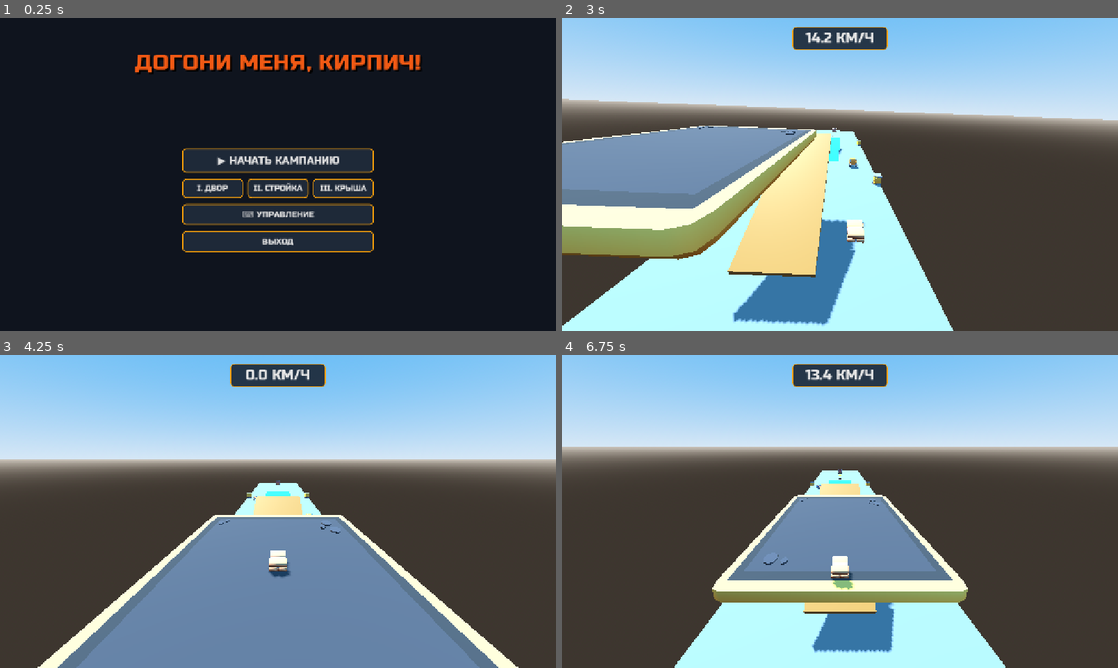
Above: before the commit, frames 1-4 (two rows, left to right).
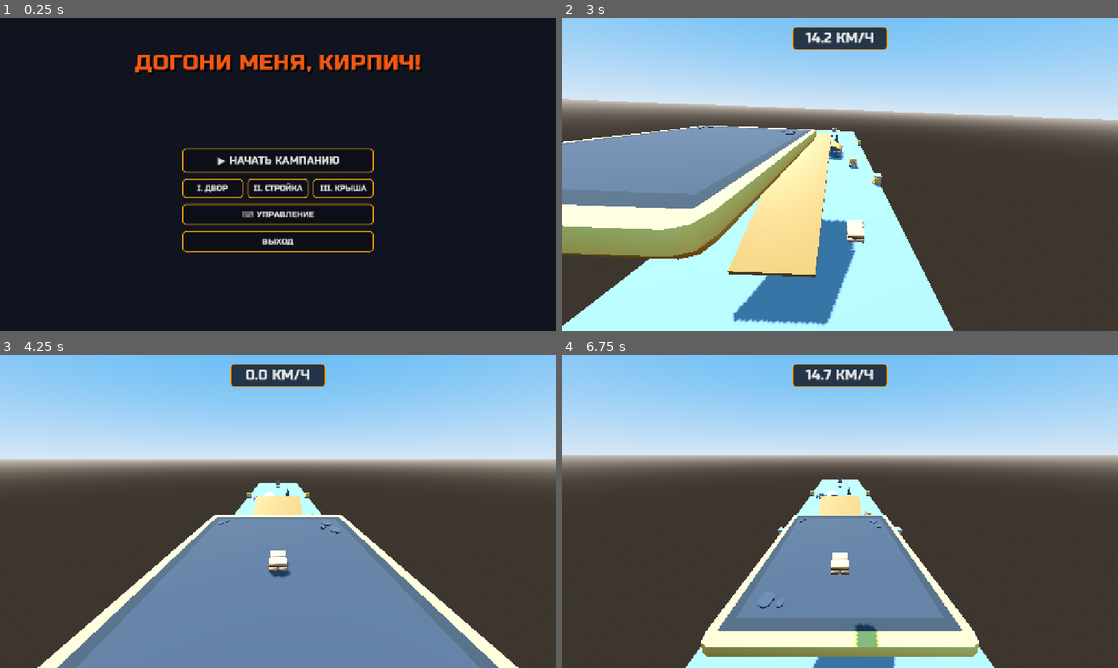
Above: after the commit, the same moments.

Repository: coca-in-a-cola/kirpych
Game: Godot game, scene res://src/ui/main_menu.tscn
Two runs of this game, one before a commit and one after it. Both use one fixed random seed, a clock stepped at 60 frames per second and the inputs below.
Inputs (mouse positions are in pixels of both pictures, inside the frame that each line leads up to):
- Up to frame 1 (0.25 s): no input
- Up to frame 2 (3 s): click "▶ НАЧАТЬ КАМПАНИЮ" at 0.5 s; move the mouse to (962, 158) at 1.27 s; hold D (move_right) 1.28-2 s; hold Space (jump) 1.28-2 s; click (962, 158) at 1.42 s; drag from (728, 190) to (812, 237) at 2.02 s; move the mouse to (895, 105) at 2.77 s; hold D (move_right) from 2.78 s (still down); hold Space (jump) from 2.78 s (still down)
- Up to frame 3 (4.25 s): release D (move_right) at 3.5 s; release Space (jump) at 3.5 s; drag from (250, 574) to (111, 464) at 3.52 s
- Up to frame 4 (6.75 s): move the mouse to (1006, 558) at 4.27 s; hold A (move_left) 4.28-5 s; hold Space (jump) 4.28-5 s; tap R (restart) at 4.9 s; drag from (673, 464) to (756, 433) at 5.02 s; tap Enter at 5.75 s; move the mouse to (867, 511) at 5.77 s; hold S (move_backward) 5.78-6.5 s; hold Space (jump) 5.78-6.5 s; click (867, 511) at 5.92 s; tap Escape (ui_cancel) at 6.4 s; click (840, 498) at 6.5 s, where only the run after the commit has a clickable "ПРОДОЛЖИТЬ"

The runs differ from the first frame. In frame 1, 7.1% of the frame differs, in the area x 33-67%, y 41-75%; in frame 2, 0.2%; in frame 3, less than 0.1%; in frame 4, 24%, in the area x 0-100%, y 4-100%.

Commit message:
feat(visuals,ui): align worker scale to helmet, use tarp canopy asset, add pause menu
Task: t_kp_19

Co-authored-by: Tyler <tyler@agents.mice.zone>
Co-authored-by: Дмитрий Дронов <coca-in-a-cola@protonmail.com>

Diff:
--- a/project.godot
+++ b/project.godot
@@ -6,7 +6,7 @@
 config/description="3D physics platformer about an animated terracotta brick chasing a construction worker."
 config/version="0.1.0"
 run/main_scene="res://src/ui/main_menu.tscn"
-config/features=PackedStringArray("4.3", "Forward Plus")
+config/features=PackedStringArray("4.7", "GL Compatibility")
 config/icon="res://icon.svg"
 
 [display]
--- a/src/entities/props/awning_slide.tscn
+++ b/src/entities/props/awning_slide.tscn
@@ -1,17 +1,13 @@
-[gd_scene load_steps=6 format=3 uid="uid://awning001"]
+[gd_scene load_steps=5 format=3 uid="uid://awning001"]
 
 [ext_resource type="Script" path="res://src/entities/props/awning_slide.gd" id="1_awning"]
-[ext_resource type="Material" path="res://assets/materials/tarp_mat.tres" id="2_mat"]
+[ext_resource type="PackedScene" path="res://assets/models/tarp_canopy.glb" id="2_tarp"]
 
 [sub_resource type="BoxShape3D" id="BoxShape3D_awning"]
-size = Vector3(8.0, 0.4, 25.0)
+size = Vector3(10, 4.200105, 10)
 
 [sub_resource type="BoxShape3D" id="BoxShape3D_awning_solid"]
-size = Vector3(8.0, 0.2, 25.0)
-
-[sub_resource type="BoxMesh" id="BoxMesh_awning"]
-material = ExtResource("2_mat")
-size = Vector3(8.0, 0.2, 25.0)
+size = Vector3(10, 4.200105, 10)
 
 [node name="AwningSlide" type="Area3D"]
 collision_layer = 2
@@ -19,6 +15,7 @@
 script = ExtResource("1_awning")
 
 [node name="CollisionShape3D" type="CollisionShape3D" parent="."]
+transform = Transform3D(1, 0, 0, 0, 1, 0, 0, 0, 1, 0, 2.10005, 0)
 shape = SubResource("BoxShape3D_awning")
 
 [node name="SolidBody" type="StaticBody3D" parent="."]
@@ -26,7 +23,7 @@
 collision_mask = 5
 
 [node name="CollisionShape3D" type="CollisionShape3D" parent="SolidBody"]
+transform = Transform3D(1, 0, 0, 0, 1, 0, 0, 0, 1, 0, 2.10005, 0)
 shape = SubResource("BoxShape3D_awning_solid")
 
-[node name="MeshInstance3D" type="MeshInstance3D" parent="."]
-mesh = SubResource("BoxMesh_awning")
+[node name="MeshInstance3D" parent="." instance=ExtResource("2_tarp")]
--- a/src/entities/worker/worker_npc.gd
+++ b/src/entities/worker/worker_npc.gd
@@ -15,10 +15,23 @@
 var has_escaped: bool = false
 var helmet_detached: bool = false
 var helmet_velocity: Vector3 = Vector3.ZERO
+var anim_player: AnimationPlayer = null
 
 func _ready() -> void:
 	if helmet_area:
 		helmet_area.body_entered.connect(_on_helmet_body_entered)
+	_setup_animation()
+
+func _setup_animation() -> void:
+	if has_node("CharacterModel"):
+		anim_player = $CharacterModel.get_node_or_null("AnimationPlayer")
+	if anim_player == null:
+		anim_player = find_child("AnimationPlayer", true, false) as AnimationPlayer
+	if anim_player:
+		if anim_player.has_animation("walk"):
+			anim_player.play("walk")
+		elif anim_player.has_animation("run"):
+			anim_player.play("run")
 
 func _physics_process(delta: float) -> void:
 	if is_hit:
@@ -38,8 +51,18 @@
 		velocity.z = run_speed
 		# Slight comedic wobble
 		rotation.y = sin(Time.get_ticks_msec() * 0.008) * 0.15
+		if anim_player and not anim_player.is_playing():
+			if anim_player.has_animation("walk"):
+				anim_player.play("walk")
+			elif anim_player.has_animation("run"):
+				anim_player.play("run")
 	else:
 		velocity.z = 0.0
+		if anim_player and anim_player.is_playing() and anim_player.current_animation in ["walk", "run"]:
+			if anim_player.has_animation("idle"):
+				anim_player.play("idle")
+			else:
+				anim_player.stop()
 
 	# Real gravity while running, so the worker can never glide on air past a floor edge;
 	# each level must place target_door_z on solid floor (GDD 8: NPC stays in a reachable end zone).
@@ -74,3 +97,10 @@
 
 	# Knock worker forward into door
 	velocity = Vector3(0.0, 4.0, 6.0 + (speed_kmh * 0.15))
+	if anim_player:
+		if anim_player.has_animation("jump"):
+			anim_player.play("jump")
+		elif anim_player.has_animation("static"):
+			anim_player.play("static")
+		else:
+			anim_player.stop()
--- a/src/entities/worker/worker_npc.tscn
+++ b/src/entities/worker/worker_npc.tscn
@@ -27,7 +27,7 @@
 shape = SubResource("CapsuleShape3D_worker")
 
 [node name="CharacterModel" parent="." instance=ExtResource("2_char")]
-transform = Transform3D(0.9, 0, 0, 0, 0.9, 0, 0, 0, 0.9, 0, 0, 0)
+transform = Transform3D(1.8, 0, 0, 0, 1.8, 0, 0, 0, 1.8, 0, 0, 0)
 
 [node name="HelmetMesh" type="MeshInstance3D" parent="."]
 transform = Transform3D(1, 0, 0, 0, 1, 0, 0, 0, 1, 0, 1.82, 0)
--- a/src/ui/hud.gd
+++ b/src/ui/hud.gd
@@ -1,7 +1,7 @@
 class_name GameHUD
 extends CanvasLayer
 
-## Speedometer HUD and victory results overlay
+## Speedometer HUD, victory results overlay, and industrial pause menu
 @onready var speed_label: Label = $SpeedContainer/SpeedLabel
 @onready var victory_panel: Control = $VictoryPanel
 @onready var final_speed_label: Label = $VictoryPanel/FinalSpeedLabel
@@ -10,17 +10,63 @@
 @onready var btn_next: Button = $VictoryPanel/HBoxButtons/BtnNextLevel
 @onready var btn_menu: Button = $VictoryPanel/HBoxButtons/BtnMenu
 
+@onready var pause_panel: Control = $PausePanel
+@onready var btn_pause_resume: Button = $PausePanel/VBoxButtons/BtnResume
+@onready var btn_pause_restart: Button = $PausePanel/VBoxButtons/BtnRestart
+@onready var btn_pause_menu: Button = $PausePanel/VBoxButtons/BtnMenu
+
 var next_level_scene: String = ""
 
 func _ready() -> void:
 	if victory_panel:
 		victory_panel.visible = false
+	if pause_panel:
+		pause_panel.visible = false
 	update_speed(0.0)
 
 	if btn_next:
 		btn_next.pressed.connect(_on_next_pressed)
 	if btn_menu:
 		btn_menu.pressed.connect(_on_menu_pressed)
+
+	if btn_pause_resume:
+		btn_pause_resume.pressed.connect(_on_pause_resume_pressed)
+	if btn_pause_restart:
+		btn_pause_restart.pressed.connect(_on_pause_restart_pressed)
+	if btn_pause_menu:
+		btn_pause_menu.pressed.connect(_on_pause_menu_pressed)
+
+func _unhandled_input(event: InputEvent) -> void:
+	if event.is_action_pressed("ui_cancel"):
+		if victory_panel and victory_panel.visible:
+			return
+		toggle_pause()
+
+func toggle_pause() -> void:
+	if not pause_panel:
+		return
+	var will_pause: bool = !get_tree().paused
+	get_tree().paused = will_pause
+	pause_panel.visible = will_pause
+	if will_pause and btn_pause_resume:
+		btn_pause_resume.grab_focus()
+
+func _on_pause_resume_pressed() -> void:
+	get_tree().paused = false
+	if pause_panel:
+		pause_panel.visible = false
+
+func _on_pause_restart_pressed() -> void:
+	get_tree().paused = false
+	if pause_panel:
+		pause_panel.visible = false
+	get_tree().reload_current_scene()
+
+func _on_pause_menu_pressed() -> void:
+	get_tree().paused = false
+	if pause_panel:
+		pause_panel.visible = false
+	get_tree().change_scene_to_file("res://src/ui/main_menu.tscn")
 
 func update_speed(speed_kmh: float) -> void:
 	if not speed_label:
@@ -38,6 +84,8 @@
 
 func show_victory(speed_kmh: float, next_scene: String = "") -> void:
 	next_level_scene = next_scene
+	if pause_panel:
+		pause_panel.visible = false
 	if not victory_panel or not final_speed_label or not rank_label:
 		return
 	victory_panel.visible = true
@@ -63,10 +111,16 @@
 
 	if btn_next:
 		btn_next.visible = (next_level_scene != "")
+		if btn_next.visible:
+			btn_next.grab_focus()
+		elif btn_menu:
+			btn_menu.grab_focus()
 
 func _on_next_pressed() -> void:
+	get_tree().paused = false
 	if next_level_scene != "":
 		get_tree().change_scene_to_file(next_level_scene)
 
 func _on_menu_pressed() -> void:
+	get_tree().paused = false
 	get_tree().change_scene_to_file("res://src/ui/main_menu.tscn")
--- a/src/ui/hud.tscn
+++ b/src/ui/hud.tscn
@@ -27,7 +27,68 @@
 corner_radius_bottom_right = 14
 corner_radius_bottom_left = 14
 
+[sub_resource type="StyleBoxFlat" id="StyleBoxFlat_pause_bg"]
+bg_color = Color(0.047, 0.059, 0.09, 0.95)
+border_width_left = 3
+border_width_top = 3
+border_width_right = 3
+border_width_bottom = 3
+border_color = Color(0.961, 0.62, 0.043, 1)
+corner_radius_top_left = 14
+corner_radius_top_right = 14
+corner_radius_bottom_right = 14
+corner_radius_bottom_left = 14
+
+[sub_resource type="StyleBoxFlat" id="StyleBoxFlat_btn_normal"]
+bg_color = Color(0.047, 0.059, 0.09, 1)
+border_width_left = 2
+border_width_top = 2
+border_width_right = 2
+border_width_bottom = 2
+border_color = Color(0.961, 0.62, 0.043, 1)
+corner_radius_top_left = 8
+corner_radius_top_right = 8
+corner_radius_bottom_right = 8
+corner_radius_bottom_left = 8
+
+[sub_resource type="StyleBoxFlat" id="StyleBoxFlat_btn_hover"]
+bg_color = Color(0.92, 0.45, 0.06, 1)
+border_width_left = 2
+border_width_top = 2
+border_width_right = 2
+border_width_bottom = 2
+border_color = Color(1, 0.85, 0.2, 1)
+corner_radius_top_left = 8
+corner_radius_top_right = 8
+corner_radius_bottom_right = 8
+corner_radius_bottom_left = 8
+
+[sub_resource type="StyleBoxFlat" id="StyleBoxFlat_btn_pressed"]
+bg_color = Color(0.75, 0.35, 0.04, 1)
+border_width_left = 2
+border_width_top = 2
+border_width_right = 2
+border_width_bottom = 2
+border_color = Color(1, 0.9, 0.3, 1)
+corner_radius_top_left = 8
+corner_radius_top_right = 8
+corner_radius_bottom_right = 8
+corner_radius_bottom_left = 8
+
+[sub_resource type="StyleBoxFlat" id="StyleBoxFlat_btn_focus"]
+draw_center = false
+border_width_left = 2
+border_width_top = 2
+border_width_right = 2
+border_width_bottom = 2
+border_color = Color(1, 0.85, 0.2, 1)
+corner_radius_top_left = 8
+corner_radius_top_right = 8
+corner_radius_bottom_right = 8
+corner_radius_bottom_left = 8
+
 [node name="GameHUD" type="CanvasLayer"]
+process_mode = 3
 script = ExtResource("1_hud")
 
 [node name="SpeedContainer" type="PanelContainer" parent="."]
@@ -137,6 +198,10 @@
 layout_mode = 2
 theme_override_fonts/font = ExtResource("2_font")
 theme_override_font_sizes/font_size = 17
+theme_override_styles/normal = SubResource("StyleBoxFlat_btn_normal")
+theme_override_styles/hover = SubResource("StyleBoxFlat_btn_hover")
+theme_override_styles/pressed = SubResource("StyleBoxFlat_btn_pressed")
+theme_override_styles/focus = SubResource("StyleBoxFlat_btn_focus")
 text = "СЛЕДУЮЩИЙ ЭТАП ➔"
 
 [node name="BtnMenu" type="Button" parent="VictoryPanel/HBoxButtons"]
@@ -144,6 +209,10 @@
 layout_mode = 2
 theme_override_fonts/font = ExtResource("2_font")
 theme_override_font_sizes/font_size = 17
+theme_override_styles/normal = SubResource("StyleBoxFlat_btn_normal")
+theme_override_styles/hover = SubResource("StyleBoxFlat_btn_hover")
+theme_override_styles/pressed = SubResource("StyleBoxFlat_btn_pressed")
+theme_override_styles/focus = SubResource("StyleBoxFlat_btn_focus")
 text = "ГЛАВНОЕ МЕНЮ"
 
 [node name="RestartHint" type="Label" parent="VictoryPanel"]
@@ -163,3 +232,84 @@
 theme_override_font_sizes/font_size = 13
 text = "Нажмите [R] чтобы повторить забег"
 horizontal_alignment = 1
+
+[node name="PausePanel" type="Panel" parent="."]
+process_mode = 3
+visible = false
+anchors_preset = 8
+anchor_left = 0.5
+anchor_top = 0.5
+anchor_right = 0.5
+anchor_bottom = 0.5
+offset_left = -200.0
+offset_top = -150.0
+offset_right = 200.0
+offset_bottom = 150.0
+grow_horizontal = 2
+grow_vertical = 2
+theme_override_styles/panel = SubResource("StyleBoxFlat_pause_bg")
+
+[node name="TitleLabel" type="Label" parent="PausePanel"]
+layout_mode = 1
+anchors_preset = 5
+anchor_left = 0.5
+anchor_right = 0.5
+offset_left = -180.0
+offset_top = 20.0
+offset_right = 180.0
+offset_bottom = 60.0
+grow_horizontal = 2
+theme_override_colors/font_color = Color(0.961, 0.62, 0.043, 1)
+theme_override_fonts/font = ExtResource("2_font")
+theme_override_font_sizes/font_size = 28
+text = "ПАУЗА"
+horizontal_alignment = 1
+
+[node name="VBoxButtons" type="VBoxContainer" parent="PausePanel"]
+layout_mode = 1
+anchors_preset = 8
+anchor_left = 0.5
+anchor_top = 0.5
+anchor_right = 0.5
+anchor_bottom = 0.5
+offset_left = -140.0
+offset_top = -60.0
+offset_right = 140.0
+offset_bottom = 110.0
+grow_horizontal = 2
+grow_vertical = 2
+theme_override_constants/separation = 12
+alignment = 1
+
+[node name="BtnResume" type="Button" parent="PausePanel/VBoxButtons"]
+custom_minimum_size = Vector2(0, 44)
+layout_mode = 2
+theme_override_fonts/font = ExtResource("2_font")
+theme_override_font_sizes/font_size = 18
+theme_override_styles/normal = SubResource("StyleBoxFlat_btn_normal")
+theme_override_styles/hover = SubResource("StyleBoxFlat_btn_hover")
+theme_override_styles/pressed = SubResource("StyleBoxFlat_btn_pressed")
+theme_override_styles/focus = SubResource("StyleBoxFlat_btn_focus")
+text = "ПРОДОЛЖИТЬ"
+
+[node name="BtnRestart" type="Button" parent="PausePanel/VBoxButtons"]
+custom_minimum_size = Vector2(0, 44)
+layout_mode = 2
+theme_override_fonts/font = ExtResource("2_font")
+theme_override_font_sizes/font_size = 18
+theme_override_styles/normal = SubResource("StyleBoxFlat_btn_normal")
+theme_override_styles/hover = SubResource("StyleBoxFlat_btn_hover")
+theme_override_styles/pressed = SubResource("StyleBoxFlat_btn_pressed")
+theme_override_styles/focus = SubResource("StyleBoxFlat_btn_focus")
+text = "ЗАНОВО"
+
+[node name="BtnMenu" type="Button" parent="PausePanel/VBoxButtons"]
+custom_minimum_size = Vector2(0, 44)
+layout_mode = 2
+theme_override_fonts/font = ExtResource("2_font")
+theme_override_font_sizes/font_size = 18
+theme_override_styles/normal = SubResource("StyleBoxFlat_btn_normal")
+theme_override_styles/hover = SubResource("StyleBoxFlat_btn_hover")
+theme_override_styles/pressed = SubResource("StyleBoxFlat_btn_pressed")
+theme_override_styles/focus = SubResource("StyleBoxFlat_btn_focus")
+text = "В МЕНЮ"
--- a/src/ui/main_menu.tscn
+++ b/src/ui/main_menu.tscn
@@ -1,27 +1,51 @@
-[gd_scene load_steps=7 format=3 uid="uid://menu001"]
+[gd_scene load_steps=8 format=3 uid="uid://menu001"]
 
 [ext_resource type="Script" path="res://src/ui/main_menu.gd" id="1_menu"]
 [ext_resource type="FontFile" path="res://assets/fonts/russo_one_regular.ttf" id="2_font"]
 
 [sub_resource type="StyleBoxFlat" id="StyleBoxFlat_btn_normal"]
-bg_color = Color(0.12, 0.16, 0.22, 1)
-border_width_left = 2
-border_width_top = 2
-border_width_right = 2
-border_width_bottom = 2
-border_color = Color(0.96, 0.62, 0.04, 1)
+bg_color = Color(0.047, 0.059, 0.09, 1)
+border_width_left = 2
+border_width_top = 2
+border_width_right = 2
+border_width_bottom = 2
+border_color = Color(0.961, 0.62, 0.043, 1)
 corner_radius_top_left = 8
 corner_radius_top_right = 8
 corner_radius_bottom_right = 8
 corner_radius_bottom_left = 8
 
 [sub_resource type="StyleBoxFlat" id="StyleBoxFlat_btn_hover"]
-bg_color = Color(0.92, 0.35, 0.05, 1)
-border_width_left = 2
-border_width_top = 2
-border_width_right = 2
-border_width_bottom = 2
-border_color = Color(1, 0.8, 0.2, 1)
+bg_color = Color(0.92, 0.45, 0.06, 1)
+border_width_left = 2
+border_width_top = 2
+border_width_right = 2
+border_width_bottom = 2
+border_color = Color(1, 0.85, 0.2, 1)
+corner_radius_top_left = 8
+corner_radius_top_right = 8
+corner_radius_bottom_right = 8
+corner_radius_bottom_left = 8
+
+[sub_resource type="StyleBoxFlat" id="StyleBoxFlat_btn_pressed"]
+bg_color = Color(0.75, 0.35, 0.04, 1)
+border_width_left = 2
+border_width_top = 2
+border_width_right = 2
+border_width_bottom = 2
+border_color = Color(1, 0.9, 0.3, 1)
+corner_radius_top_left = 8
+corner_radius_top_right = 8
+corner_radius_bottom_right = 8
+corner_radius_bottom_left = 8
+
+[sub_resource type="StyleBoxFlat" id="StyleBoxFlat_btn_focus"]
+draw_center = false
+border_width_left = 2
+border_width_top = 2
+border_width_right = 2
+border_width_bottom = 2
+border_color = Color(1, 0.85, 0.2, 1)
 corner_radius_top_left = 8
 corner_radius_top_right = 8
 corner_radius_bottom_right = 8
@@ -98,6 +122,8 @@
 theme_override_font_sizes/font_size = 24
 theme_override_styles/normal = SubResource("StyleBoxFlat_btn_normal")
 theme_override_styles/hover = SubResource("StyleBoxFlat_btn_hover")
+theme_override_styles/pressed = SubResource("StyleBoxFlat_btn_pressed")
+theme_override_styles/focus = SubResource("StyleBoxFlat_btn_focus")
 text = "▶ НАЧАТЬ КАМПАНИЮ"
 
 [node name="HBoxLevels" type="HBoxContainer" parent="ContentContainer"]
@@ -112,6 +138,8 @@
 theme_override_font_sizes/font_size = 18
 theme_override_styles/normal = SubResource("StyleBoxFlat_btn_normal")
 theme_override_styles/hover = SubResource("StyleBoxFlat_btn_hover")
+theme_override_styles/pressed = SubResource("StyleBoxFlat_btn_pressed")
+theme_override_styles/focus = SubResource("StyleBoxFlat_btn_focus")
 text = "I. ДВОР"
 
 [node name="BtnLvl2" type="Button" parent="ContentContainer/HBoxLevels"]
@@ -121,6 +149,8 @@
 theme_override_font_sizes/font_size = 18
 theme_override_styles/normal = SubResource("StyleBoxFlat_btn_normal")
 theme_override_styles/hover = SubResource("StyleBoxFlat_btn_hover")
+theme_override_styles/pressed = SubResource("StyleBoxFlat_btn_pressed")
+theme_override_styles/focus = SubResource("StyleBoxFlat_btn_focus")
 text = "II. СТРОЙКА"
 
 [node name="BtnLvl3" type="Button" parent="ContentContainer/HBoxLevels"]
@@ -130,6 +160,8 @@
 theme_override_font_sizes/font_size = 18
 theme_override_styles/normal = SubResource("StyleBoxFlat_btn_normal")
 theme_override_styles/hover = SubResource("StyleBoxFlat_btn_hover")
+theme_override_styles/pressed = SubResource("StyleBoxFlat_btn_pressed")
+theme_override_styles/focus = SubResource("StyleBoxFlat_btn_focus")
 text = "III. КРЫША"
 
 [node name="BtnControls" type="Button" parent="ContentContainer"]
@@ -139,6 +171,8 @@
 theme_override_font_sizes/font_size = 19
 theme_override_styles/normal = SubResource("StyleBoxFlat_btn_normal")
 theme_override_styles/hover = SubResource("StyleBoxFlat_btn_hover")
+theme_override_styles/pressed = SubResource("StyleBoxFlat_btn_pressed")
+theme_override_styles/focus = SubResource("StyleBoxFlat_btn_focus")
 text = "⌨ УПРАВЛЕНИЕ"
 
 [node name="BtnQuit" type="Button" parent="ContentContainer"]
@@ -148,6 +182,8 @@
 theme_override_font_sizes/font_size = 19
 theme_override_styles/normal = SubResource("StyleBoxFlat_btn_normal")
 theme_override_styles/hover = SubResource("StyleBoxFlat_btn_hover")
+theme_override_styles/pressed = SubResource("StyleBoxFlat_btn_pressed")
+theme_override_styles/focus = SubResource("StyleBoxFlat_btn_focus")
 text = "ВЫХОД"
 
 [node name="ControlsDialog" type="Panel" parent="."]
@@ -239,4 +275,6 @@
 theme_override_font_sizes/font_size = 16
 theme_override_styles/normal = SubResource("StyleBoxFlat_btn_normal")
 theme_override_styles/hover = SubResource("StyleBoxFlat_btn_hover")
+theme_override_styles/pressed = SubResource("StyleBoxFlat_btn_pressed")
+theme_override_styles/focus = SubResource("StyleBoxFlat_btn_focus")
 text = "ЗАКРЫТЬ"
Binary file changed: artifacts/screenshots/screenshot_level_01.png
Binary file changed: artifacts/screenshots/screenshot_level_02.png
Binary file changed: artifacts/screenshots/screenshot_level_03.png
Binary file changed: artifacts/screenshots/screenshot_main_menu.png
Not shown: 1 places in src/ui/hud.tscn that only renumber resources
Not shown, changed: docs/OPUS_ARCHITECTURAL_AUDIT.md
